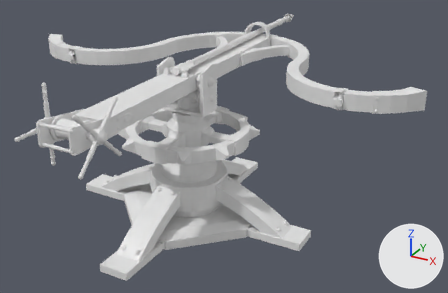
What one commit did to the FBX model Take over the world/Assets/Models/баліста 1.fbx.
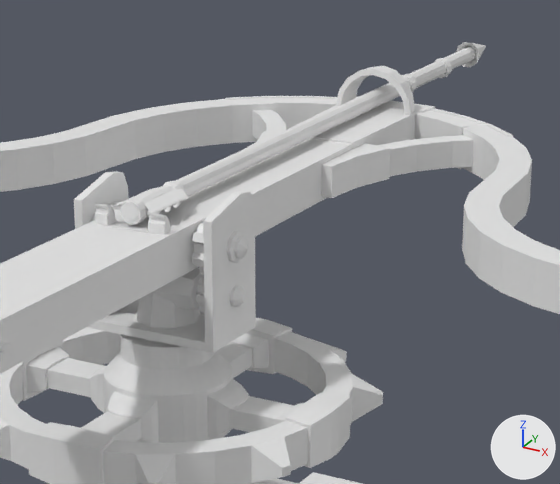
Each version appears first whole from a camera (50 mm lens) standing at (4.11, -6.49, 4.38) and looking at (0.3, 0.44, 0.91), and next in a close-up on the part from 29% to 71% of the width and 0% to 55% of the height. The axes (+X, +Y, +Z) are drawn at lower right. The lights are the same throughout. The older version's two pictures come first. Where no turn or scale is listed for an object, it has been applied to the vertices. Vertices at exactly the same position are counted once.

In view in the first close-up: 'баліста верх', 'баліста низ', 'стріла', 'стріла.001', 'стріла.002'.
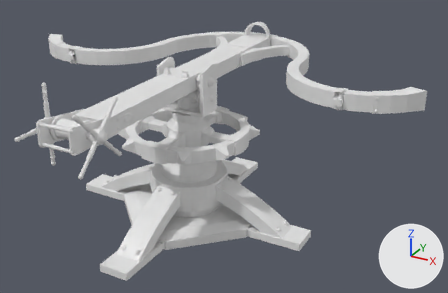
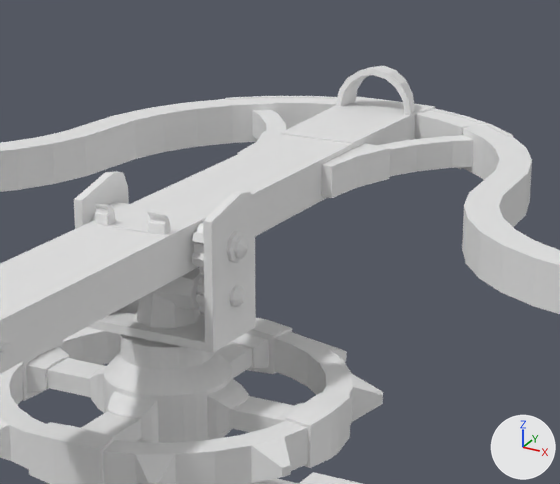
Commit message: анімація для балісти як зміг

Where the newer file only moved an object's origin or applied its transform, the numbers keep the older frame.

Edits to the scene script, one JSON object a line:
```json
{"block": "me_cylinder_001", "where": "# used by ob_стріла_001; location = (0.0, 0.0817, 2.138); rotation_euler = (1.571, -1.571, 0.0), in degrees (90, -90, 0); scale = (0.00903, 0.00903, 0.01)"}
{"op": "remove", "block": "me_cylinder_001", "code": "me_cylinder_001.from_pydata(...)  # 254 vertices, 246 faces; spans x -6.0..6.0, y -6.0..6.0, z -282.0..34.0"}
{"op": "add", "block": "me_cylinder_001", "code": "me_cylinder_001.from_pydata(...)  # 531 vertices, 527 faces; spans x -9.0..9.0, y -13.0..13.0, z -311.0..34.0"}
{"block": "me_cylinder_001", "change": "me_cylinder_001 part 1: 12 vertices moved within x -6.0..6.0, y -5.0..5.0, z 1.0..28.0; 6 vertices removed from x -6.0..6.0, y -3.0..3.0, z 4.0; 282 vertices added at x -4.0..4.0, y -13.0..13.0, z 3.0..31.0"}
{"block": "me_cylinder_001", "change": "me_cylinder_001 part 2: 30 vertices moved from x -6.0..6.0, y -6.0..6.0, z -282.0..-277.0 to x -9.0..9.0, y -9.0..9.0, z -286.0..-277.0; 1 vertex added at x 0.0, y 0.0, z -311.0"}
{"block": "me_cylinder_001", "change": "me_cylinder_001 part 3: 8 vertices removed from x -5.0..5.0, y -3.0..3.0, z -236.0..-231.0; 8 vertices added at x -3.0..3.0, y -2.0..2.0, z -236.0..-231.0"}
{"op": "set", "path": "ob_стріла_001.scale", "old": "(0.00903, 0.00903, 0.01)", "new": "(1.0, 1.0, 1.0)"}
{"op": "add", "block": "ob_стріла_001", "code": "ob_стріла_001.parent = ob_cube_008"}
{"op": "set", "path": "ob_стріла_001.location", "old": "(0.0, 0.0817, 2.138)", "new": "(0.077, -21710.0, -18582.0)"}
{"op": "set", "path": "ob_стріла_001.rotation_euler", "old": "(1.571, -1.571, 0.0)", "new": "(0.0, 0.0, 1.571)", "note": "degrees (90, -90, 0) -> degrees (0, 0, 90)"}
{"op": "remove", "block": "ob_стріла_002", "code": ["ob_стріла_002 = bpy.data.objects.new('стріла.002', me_mesh_003)", "ob_стріла_002.location = (0.0, -0.113, 2.138)"]}
{"op": "remove", "block": "ob_шнурок", "code": "ob_шнурок.parent = ob_баліста_верх"}
{"op": "set", "path": "ob_шнурок.location", "old": "(-0.00102, -58.41, 1.736)", "new": "(0.0, -0.00495, 1.4)"}
{"op": "set", "path": "ob_шнурок.rotation_euler", "old": "(1.571, 0.0, 0.0)", "new": "(-3.142, 0.0, 0.0)", "note": "degrees (90, 0, 0) -> degrees (-180, 0, 0)"}
{"op": "set", "path": "ob_шнурок.scale", "old": "(0.01, 0.01, 0.01)", "new": "(0.0001, 0.0001, 0.0001)"}
{"op": "remove", "block": "ob_стріла", "code": ["ob_стріла = bpy.data.objects.new('стріла', me_cylinder_006)", "ob_стріла.location = (0.0, 3.156, 2.138)"]}
{"op": "set", "path": "ob_cube_008.location", "old": "(-0.472, -160.0, -6060.0)", "new": "(-0.000775, -187.9, 217.4)"}
{"op": "set", "path": "ob_cube_008.rotation_euler", "old": "(0.0, 0.0, 0.0)", "new": "(1.571, 0.0, 0.0)", "note": "degrees (0, 0, 0) -> degrees (90, 0, 0)"}
{"op": "set", "path": "ob_cube_008.scale", "old": "(1.0, 1.0, 1.0)", "new": "(0.01, 0.01, 0.01)"}
```

Pixel boxes (x1, y1, x2, y2) of what changed, in the close-ups (560 x 484 px; the box of a moved part takes in the faces that stretch with it):
```json
{"object": "стріла", "change": "deleted", "before": [111, 42, 486, 221]}
{"object": "стріла.001", "change": "reshaped, moved, turned, rescaled", "before": [121, 58, 452, 225], "on screen": "not visible afterwards"}
{"object": "стріла.002", "change": "deleted", "before": [117, 202, 181, 214], "on screen": "mostly hidden"}
{"part": 1, "of": "me_cylinder_001", "change": "cut back", "before": [147, 181, 182, 217]}
{"part": 2, "of": "me_cylinder_001", "change": "moved or reshaped", "before": [435, 58, 452, 78], "on screen": "not visible afterwards"}
{"part": 3, "of": "me_cylinder_001", "change": "moved or reshaped", "before": [402, 74, 417, 93], "on screen": "not visible afterwards"}
```
